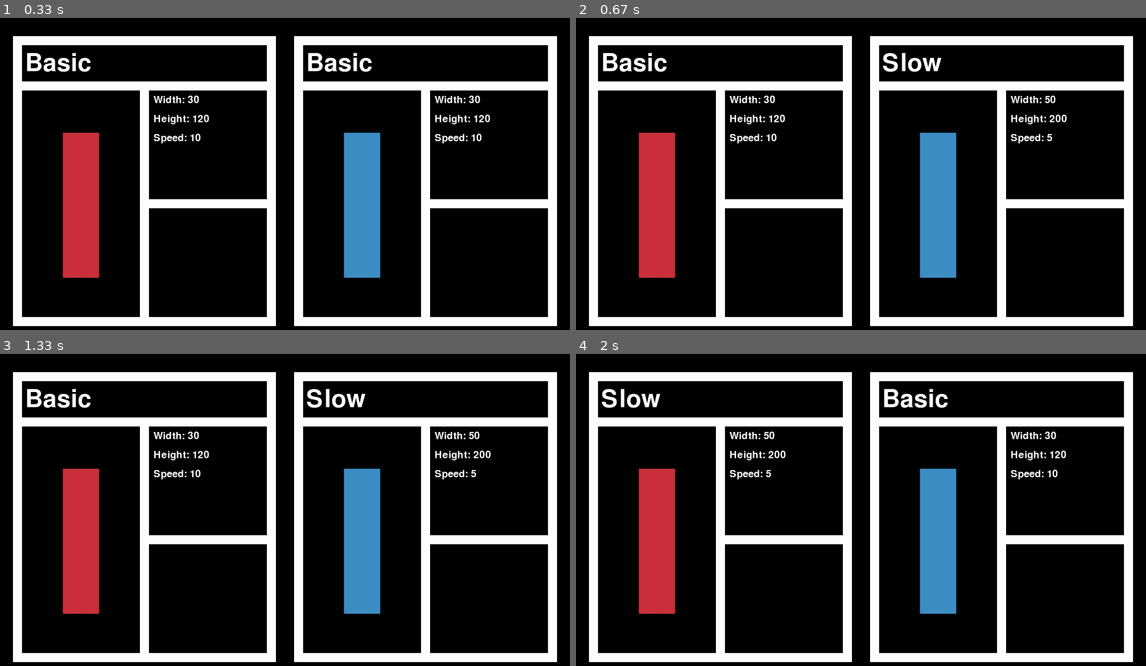
Above: before the commit, frames 1-4 (two rows, left to right).
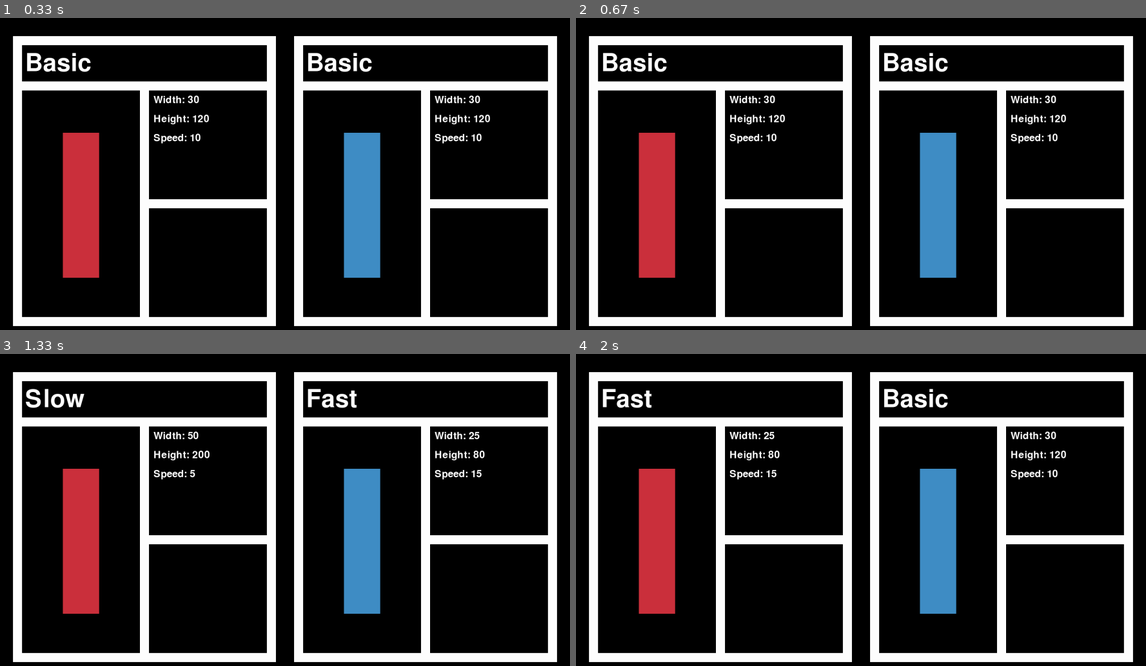
Above: after the commit, the same moments.

Repository: Klihe/PingPong-PyGame
Game: pygame game, started from main.py
Two runs of this game, one before a commit and one after it. Both use one fixed random seed, a clock stepped at 60 frames per second and the inputs below.
Inputs:
- Up to frame 1 (0.33 s): no input
- Up to frame 2 (0.67 s): hold Right from 0.33 s (still down)
- Up to frame 3 (1.33 s): release Right at 0.8 s; hold Right 0.83-1.3 s; hold D 0.83-1.3 s
- Up to frame 4 (2 s): hold Left 1.33-1.87 s; hold A 1.33-1.87 s; hold Left from 1.9 s (still down); hold A from 1.9 s (still down)

Frame 1 is identical in both runs. In frame 2, 0.4% of the frame differs, in the area x 53-87%, y 11-40%; in frame 3, 0.9%, in the area x 4-87%, y 11-40%; in frame 4, 0.4%.

Commit message:
Fix character selection - Overflow

Diff:
--- a/modules/objects/player.py
+++ b/modules/objects/player.py
@@ -37,9 +37,9 @@
         pygame.draw.rect(win, self.color, (self.x, self.y, self.width, self.height))
 
     def plusValue(self, direction, maxValue):
-        if self.value >= maxValue:
+        if self.value + direction > maxValue:
             self.value = 0
-        elif self.value <= 0:
+        elif self.value + direction < 0:
             self.value = maxValue
         else:
             self.value += direction
